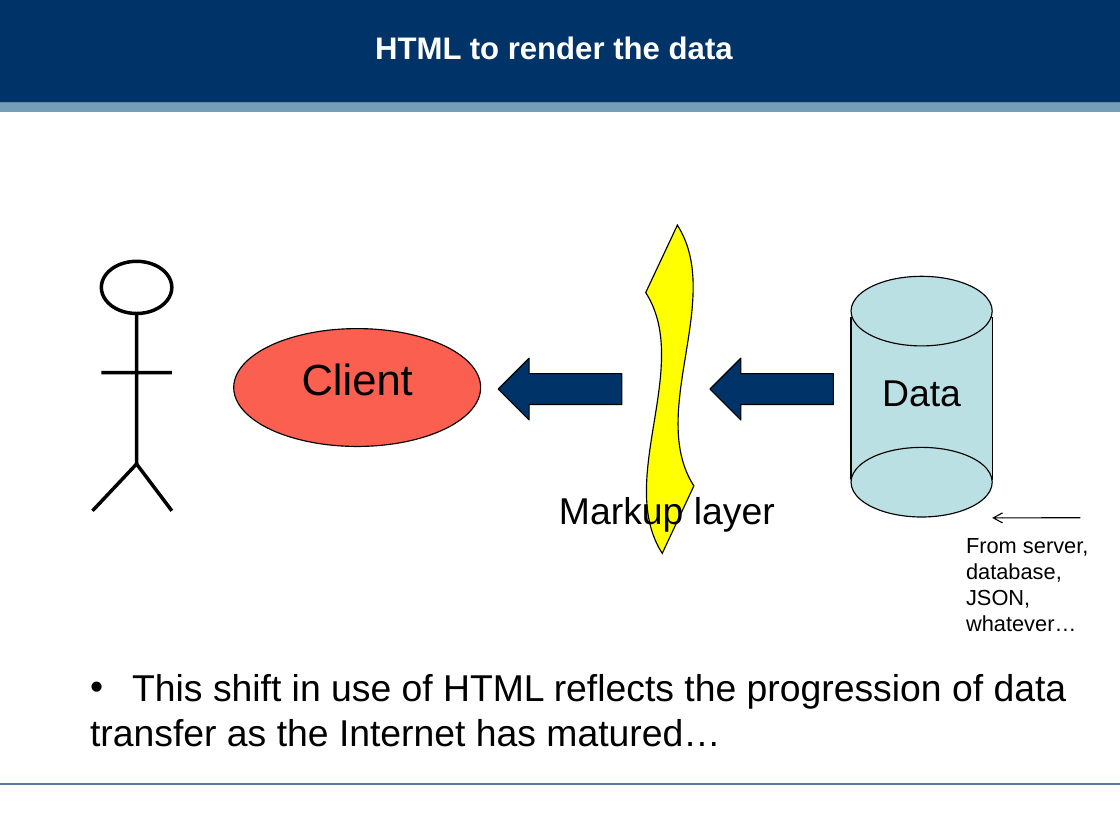
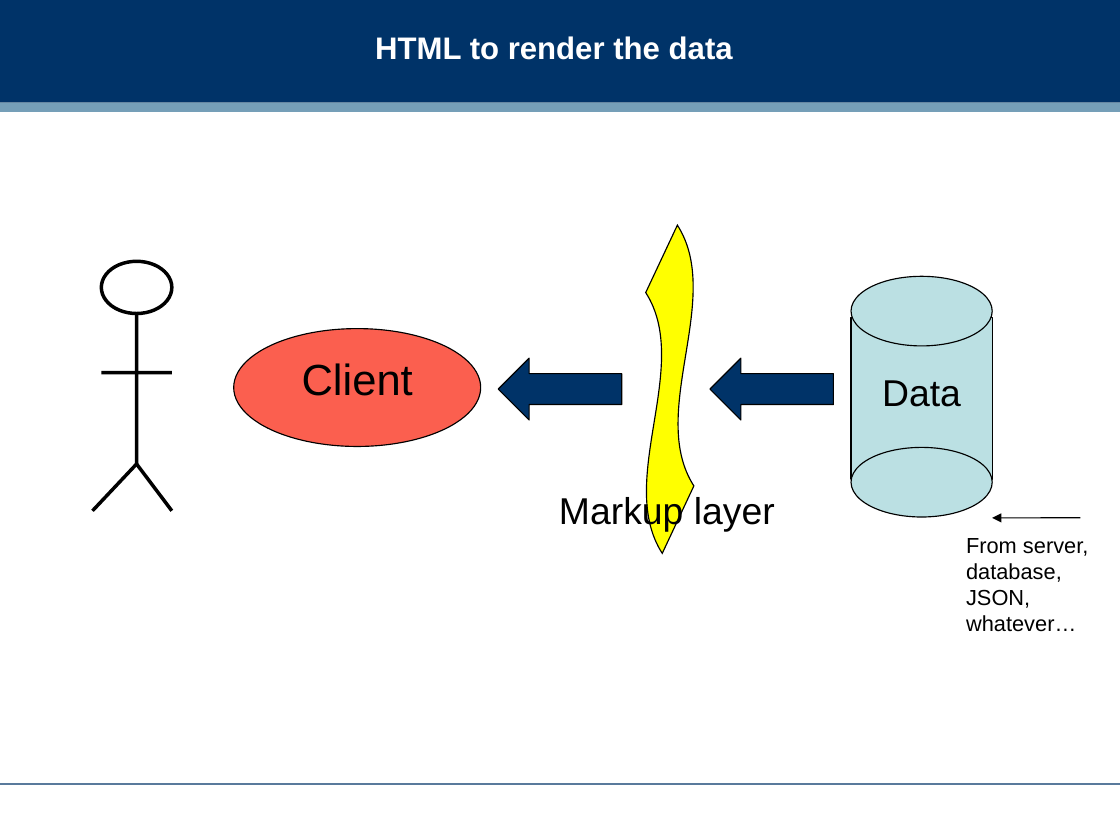
Before and after one commit to dreamind/ix, a slide deck: slide 4 of lectures/presenting-data/html.ppt (slide 3 before the commit). Drawn at 1120x840 pixels with LibreOffice and Linux fonts; fonts in the diff are those of the drawing; background and template pictures are left out. Boxes give left, top, right and bottom in pixels: in the first picture for what was removed or moved away, otherwise in the second. Text is boxed around its words. In the diff, an @@ line names an element or a change of style, - is before the commit and + after.

Commit message:
Updating HTML slides and landing page

```diff
--- a/lectures/presenting-data/html.ppt
+++ b/lectures/presenting-data/html.ppt
@@ arrow (1081, 517) - (992, 517): arrowheads changed @@
@@ text removed at (90,674,1067,747) @@
-• This shift in use of HTML reflects the progression of data
-transfer as the Internet has matured…
```
Also in this commit, not shown: 9 other slides changed, 6 slides added, 3 slides removed, 1 other file.
